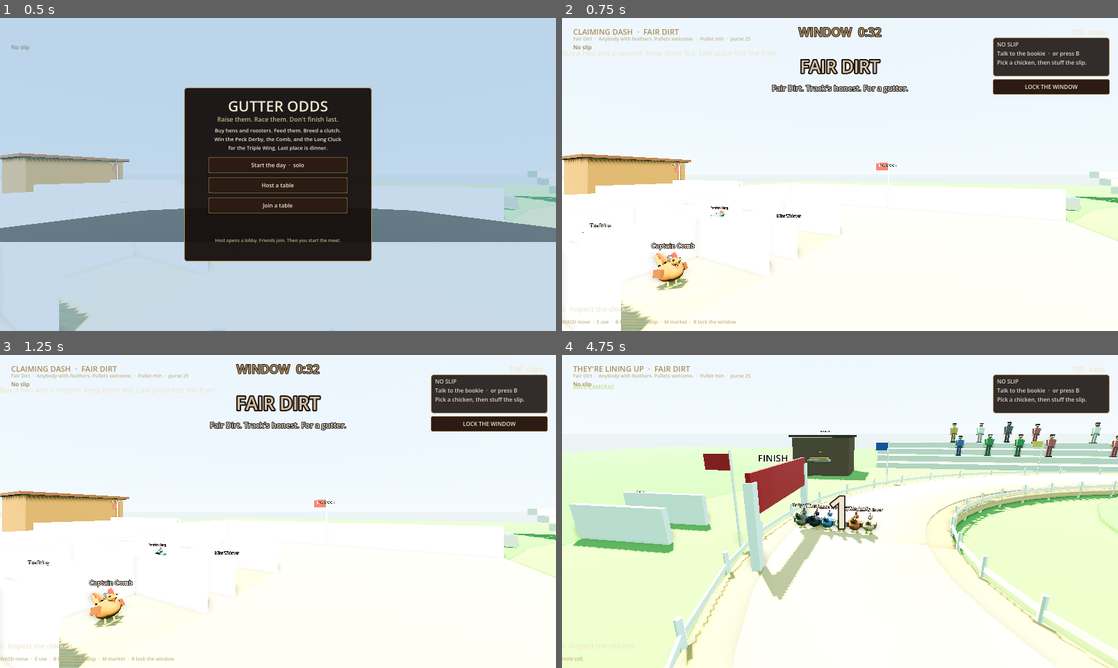
Above: before the commit, frames 1-4 (two rows, left to right).
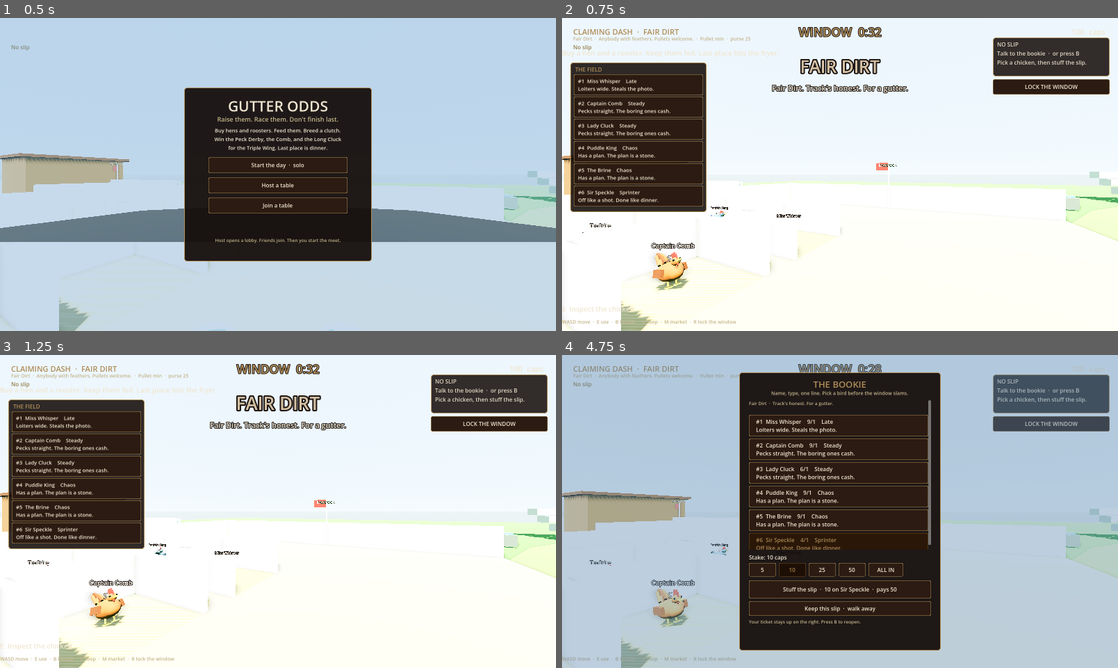
Above: after the commit, the same moments.

Repository: toadbros/gutter-odds
Game: Godot game, scene res://scenes/main.tscn
Same seed, same stepped clock (60 frames per second), same inputs: the game is played once before the commit and once after it.
Inputs (mouse positions are in pixels of both pictures, inside the frame that each line leads up to):
- Up to frame 1 (0.5 s): no input
- Up to frame 2 (0.75 s): click "Start the day · solo" at 0.5 s
- Up to frame 3 (1.25 s): no input
- Up to frame 4 (4.75 s): click "LOCK THE WINDOW" (after the commit: "#6 Sir Speckle Sprinter Off l…") at 1.25 s; click (840, 608) at 2 s, where only the run after the commit has a clickable "Keep this slip · walk away"; click (639, 533) at 2.75 s, where only the run after the commit has a clickable "#6 Sir Speckle Sprinter Off l…"; click (840, 542) at 3.5 s, where only the run after the commit has a clickable "#6 Sir Speckle 4/1 Sprinter O…"; click (840, 542) at 4.25 s, where only the run after the commit has a clickable "#6 Sir Speckle 4/1 Sprinter O…"

Frame 1 is identical in both runs. In frame 2, 12% of the frame differs, in the area x 1-26%, y 14-62%; in frame 3, 12%; in frame 4, 98%, in the area x 0-100%, y 0-100%.
Error after the commit: Parse Error: Cannot infer the type of "field_ui" variable because the value doesn't have a set type. (res://scripts/main.gd:107)

Commit message:
W1-T4: Show archetype and one-liner on OPEN bet cards.
Make the field readable before the window locks: name, Sprinter/Steady/Chaos/Late, and a short laugh-first line on the HUD field card and bookie slip. Field payload already carries archetype so peers stay in sync.

Co-authored-by: toadbros <toadbros@users.noreply.github.com>

Diff:
--- a/scripts/chicken_stock.gd
+++ b/scripts/chicken_stock.gd
@@ -91,6 +91,13 @@
 	Color("c45a28"), Color("e8d0a8"), Color("b85a28"), Color("2a2e32"),
 	Color("f0ead8"), Color("3a3a32"), Color("8a8e86"), Color("7a6a58"),
 	Color("4a6a8a"), Color("d4a078"), Color("c42828"), Color("6b8f3a"),
+]
+const ARCHETYPE_NAMES: PackedStringArray = ["Sprinter", "Steady", "Chaos", "Late"]
+const ARCHETYPE_LINES: PackedStringArray = [
+	"Off like a shot. Done like dinner.",
+	"Pecks straight. The boring ones cash.",
+	"Has a plan. The plan is a stone.",
+	"Loiters wide. Steals the photo.",
 ]
 const FLAVORS: PackedStringArray = [
 	"Still smells like the crate it came in.",
@@ -191,6 +198,18 @@
 	return randi() % 4
 
 
+static func archetype_name(arch: int) -> String:
+	if arch < 0 or arch >= ARCHETYPE_NAMES.size():
+		return "Unknown"
+	return ARCHETYPE_NAMES[arch]
+
+
+static func archetype_line(arch: int) -> String:
+	if arch < 0 or arch >= ARCHETYPE_LINES.size():
+		return ""
+	return ARCHETYPE_LINES[arch]
+
+
 static func trait_name(trait_id: int) -> String:
 	if trait_id < 0 or trait_id >= TRAIT_NAMES.size():
 		return ""
--- a/scripts/hud.gd
+++ b/scripts/hud.gd
@@ -73,6 +73,8 @@
 var _lock_btn: Button
 var _results_hint: Label
 var _next_card_btn: Button
+var _field_card: Control
+var _field_list: VBoxContainer
 
 
 func _ready() -> void:
@@ -82,7 +84,7 @@
 	_build()
 	Game.phase_changed.connect(_on_phase)
 	Game.money_changed.connect(_on_money)
-	Game.bet_changed.connect(_refresh_slip)
+	Game.bet_changed.connect(_on_bet_changed)
 	Game.toast.connect(show_toast)
 	Game.callout.connect(show_callout)
 	Game.event_callout.connect(show_event_callout)
@@ -251,6 +253,7 @@
 	if _market_ui:
 		_market_ui.visible = false
 	Game.set_ui_open(true)
+	_refresh_field_card()
 
 
 func open_inspect(index: int) -> void:
@@ -278,6 +281,7 @@
 	_inspect.visible = true
 	_bookie.visible = false
 	Game.set_ui_open(true)
+	_refresh_field_card()
 
 
 func open_results(payload: Dictionary) -> void:
@@ -333,6 +337,7 @@
 		_coop_ui.visible = false
 	if _market_ui:
 		_market_ui.visible = false
+	_refresh_field_card()
 	if not _results.visible and not _paused:
 		Game.set_ui_open(false)
 
@@ -353,6 +358,7 @@
 	if _caps:
 		_caps.visible = not Game.is_sitting()
 	_standings.visible = phase == Game.Phase.RACE
+	_refresh_field_card()
 	_cam_mode.visible = phase == Game.Phase.RACE or phase == Game.Phase.COUNTDOWN
 	_help.visible = not Game.is_sitting()
 	if phase != Game.Phase.RESULTS and _results:
@@ -432,6 +438,13 @@
 	_punch_count(1.32)
 
 
+func _on_bet_changed() -> void:
+	_refresh_slip()
+	_refresh_field_card()
+	if _bookie and _bookie.visible:
+		_fill_bookie()
+
+
 func _refresh_slip() -> void:
 	if _ticket_label == null:
 		return
@@ -472,8 +485,14 @@
 	for i in manager.field.size():
 		var snail: Snail = manager.field[i]
 		var row := Button.new()
-		row.text = "  #%d   %s     %s    %s" % [i + 1, snail.display_name, snail.odds_text(), ChickenStock.trait_summary(snail)]
-		row.custom_minimum_size = Vector2(460, 52)
+		row.text = "  #%d  %s    %s    %s\n  %s" % [
+			i + 1,
+			snail.display_name,
+			snail.odds_text(),
+			snail.archetype_name(),
+			snail.archetype_line(),
+		]
+		row.custom_minimum_size = Vector2(500, 62)
 		row.alignment = HORIZONTAL_ALIGNMENT_LEFT
 		_style_button(row)
 		var idx: int = i
@@ -488,6 +507,60 @@
 	_highlight_bookie()
 	_refresh_confirm()
 	_highlight_stakes()
+
+
+func _refresh_field_card() -> void:
+	if _field_card == null or _field_list == null:
+		return
+	var overlay_up := (_bookie and _bookie.visible) or _inspect.visible or (_coop_ui and _coop_ui.visible) or (_market_ui and _market_ui.visible) or _results.visible
+	var show := Game.phase == Game.Phase.OPEN and not overlay_up
+	_field_card.visible = show
+	for child in _field_list.get_children():
+		child.queue_free()
+	if not show:
+		return
+	var manager := _manager()
+	if manager == null:
+		return
+	for i in manager.field.size():
+		var snail: Snail = manager.field[i]
+		var row := Button.new()
+		row.text = "#%d  %s    %s\n%s" % [
+			i + 1,
+			snail.display_name,
+			snail.archetype_name(),
+			snail.archetype_line(),
+		]
+		row.custom_minimum_size = Vector2(360, 56)
+		row.alignment = HORIZONTAL_ALIGNMENT_LEFT
+		_style_button(row)
+		row.add_theme_font_size_override("font_size", 15)
+		var idx: int = i
+		row.pressed.connect(func() -> void:
+			_selected_snail = idx
+			open_bookie()
+		)
+		_field_list.add_child(row)
+
+
+func bet_card_rows() -> PackedStringArray:
+	var rows: PackedStringArray = []
+	var manager := _manager()
+	if manager == null:
+		return rows
+	for snail in manager.field:
+		rows.append(snail.bet_card_text())
+	return rows
+
+
+func field_card_count() -> int:
+	if _field_card == null or _field_list == null or not _field_card.visible:
+		return 0
+	var n := 0
+	for child in _field_list.get_children():
+		if child is Button and not child.is_queued_for_deletion():
+			n += 1
+	return n
 
 
 func _highlight_bookie() -> void:
@@ -657,6 +730,7 @@
 	_standings.position = Vector2(32, 164)
 	_standings.visible = false
 	root.add_child(_standings)
+	_field_card = _build_field_card(root)
 
 	_binoculars = ColorRect.new()
 	_binoculars.set_anchors_and_offsets_preset(Control.PRESET_FULL_RECT)
@@ -1008,6 +1082,37 @@
 	return panel
 
 
+func _build_field_card(root: Control) -> Control:
+	var panel := Panel.new()
+	var style := StyleBoxFlat.new()
+	style.bg_color = Color(0.08, 0.05, 0.04, 0.88)
+	style.border_color = BRASS
+	style.set_border_width_all(2)
+	style.set_corner_radius_all(8)
+	style.content_margin_left = 8
+	style.content_margin_right = 8
+	style.content_margin_top = 8
+	style.content_margin_bottom = 8
+	panel.add_theme_stylebox_override("panel", style)
+	panel.position = Vector2(24, 128)
+	panel.size = Vector2(392, 430)
+	panel.mouse_filter = Control.MOUSE_FILTER_STOP
+	panel.visible = false
+	var title := _label(panel, "THE FIELD", 16, Vector2(14, 8), BRASS)
+	title.size = Vector2(360, 24)
+	var scroll := ScrollContainer.new()
+	scroll.position = Vector2(10, 34)
+	scroll.size = Vector2(372, 386)
+	scroll.horizontal_scroll_mode = ScrollContainer.SCROLL_MODE_DISABLED
+	panel.add_child(scroll)
+	_field_list = VBoxContainer.new()
+	_field_list.size_flags_horizontal = Control.SIZE_EXPAND_FILL
+	_field_list.add_theme_constant_override("separation", 4)
+	scroll.add_child(_field_list)
+	root.add_child(panel)
+	return panel
+
+
 func _build_bookie(root: Control) -> Control:
 	var overlay := ColorRect.new()
 	overlay.color = Color(0.35, 0.52, 0.68, 0.4)
@@ -1015,7 +1120,7 @@
 	overlay.visible = false
 	overlay.mouse_filter = Control.MOUSE_FILTER_STOP
 	root.add_child(overlay)
-	var panel := _panel(overlay, Vector2(540, 640))
+	var panel := _panel(overlay, Vector2(580, 800))
 	var title := _label(panel, "THE BOOKIE", 26, Vector2(24, 18), BRASS)
 	title.set_anchors_preset(Control.PRESET_TOP_WIDE)
 	title.offset_left = 24
@@ -1023,7 +1128,7 @@
 	title.offset_top = 16
 	title.offset_bottom = 52
 	title.horizontal_alignment = HORIZONTAL_ALIGNMENT_CENTER
-	var hint := _label(panel, "Pick a chicken, pick a stake, stuff the slip.", 14, Vector2(24, 52), MUTED)
+	var hint := _label(panel, "Name, type, one line. Pick a bird before the window slams.", 14, Vector2(24, 52), MUTED)
 	hint.set_anchors_preset(Control.PRESET_TOP_WIDE)
 	hint.offset_left = 24
 	hint.offset_right = -24
@@ -1032,16 +1137,16 @@
 	hint.horizontal_alignment = HORIZONTAL_ALIGNMENT_CENTER
 	var scroll := ScrollContainer.new()
 	scroll.position = Vector2(28, 80)
-	scroll.size = Vector2(484, 270)
+	scroll.size = Vector2(524, 430)
 	scroll.horizontal_scroll_mode = ScrollContainer.SCROLL_MODE_DISABLED
 	panel.add_child(scroll)
 	_bookie_list = VBoxContainer.new()
 	_bookie_list.size_flags_horizontal = Control.SIZE_EXPAND_FILL
 	_bookie_list.add_theme_constant_override("separation", 6)
 	scroll.add_child(_bookie_list)
-	_stake_label = _label(panel, "Stake: 10 caps", 16, Vector2(28, 360), INK)
+	_stake_label = _label(panel, "Stake: 10 caps", 16, Vector2(28, 520), INK)
 	var stake_row := HBoxContainer.new()
-	stake_row.position = Vector2(28, 390)
+	stake_row.position = Vector2(28, 548)
 	stake_row.add_theme_constant_override("separation", 8)
 	panel.add_child(stake_row)
 	_stake_buttons.clear()
@@ -1062,11 +1167,11 @@
 	)
 	all_in.custom_minimum_size = Vector2(100, 38)
 	_stake_buttons.append(all_in)
-	_confirm_btn = _btn(panel, "Stuff the slip", Vector2(28, 444), Vector2(484, 52), _confirm_bet)
-	_confirm_btn.custom_minimum_size = Vector2(484, 52)
-	_btn(panel, "Keep this slip  ·  walk away", Vector2(28, 508), Vector2(484, 42), close_panels)
-	var note := _label(panel, "Your ticket stays up on the right. Press B to reopen.", 13, Vector2(28, 562), MUTED)
-	note.size = Vector2(484, 40)
+	_confirm_btn = _btn(panel, "Stuff the slip", Vector2(28, 598), Vector2(524, 52), _confirm_bet)
+	_confirm_btn.custom_minimum_size = Vector2(524, 52)
+	_btn(panel, "Keep this slip  ·  walk away", Vector2(28, 658), Vector2(524, 42), close_panels)
+	var note := _label(panel, "Your ticket stays up on the right. Press B to reopen.", 13, Vector2(28, 708), MUTED)
+	note.size = Vector2(524, 40)
 	note.autowrap_mode = TextServer.AUTOWRAP_WORD_SMART
 	return overlay
 
@@ -1269,6 +1374,7 @@
 	_bookie.visible = false
 	_inspect.visible = false
 	Game.set_ui_open(true)
+	_refresh_field_card()
 
 
 func open_market() -> void:
@@ -1280,6 +1386,7 @@
 	_bookie.visible = false
 	_inspect.visible = false
 	Game.set_ui_open(true)
+	_refresh_field_card()
 
 
 func _on_coop_changed() -> void:
--- a/scripts/main.gd
+++ b/scripts/main.gd
@@ -52,6 +52,8 @@
 				)
 		if phase != Game.Phase.OPEN:
 			return
+		if cards.n == 0:
+			_print_bet_card_smoke()
 		if cards.n >= 5:
 			return
 		get_tree().create_timer(0.12).timeout.connect(func() -> void:
@@ -69,6 +71,53 @@
 	await get_tree().process_frame
 	await get_tree().process_frame
 	Game.begin_night()
+
+
+func _print_bet_card_smoke() -> void:
+	await get_tree().process_frame
+	var manager := get_tree().get_first_node_in_group("race_manager") as RaceManager
+	if manager == null:
+		push_error("SMOKE: no race manager for bet cards")
+		return
+	if manager.field.size() != Game.FIELD_SIZE:
+		push_error("SMOKE: field size %d want %d" % [manager.field.size(), Game.FIELD_SIZE])
+	var allowed := {"Sprinter": true, "Steady": true, "Chaos": true, "Late": true}
+	var seen: Dictionary = {}
+	for i in manager.field.size():
+		var snail: Snail = manager.field[i]
+		var arch := snail.archetype_name()
+		var line := snail.archetype_line()
+		var payload := snail.to_field_payload()
+		print(
+			"SMOKE: betcard=", i + 1,
+			" name=", snail.display_name,
+			" arch=", arch,
+			" line=", line,
+			" odds=", snail.odds_text(),
+			" payload_arch=", int(payload.get("archetype", -1))
+		)
+		if snail.display_name.is_empty() or line.is_empty() or not allowed.has(arch):
+			push_error("SMOKE: unreadable bet card #%d" % (i + 1))
+		if int(payload.get("archetype", -1)) != int(snail.archetype):
+			push_error("SMOKE: field payload drifted on #%d" % (i + 1))
+		seen[arch] = true
+	var hud := get_tree().get_first_node_in_group("hud")
+	if hud and hud.has_method("bet_card_rows"):
+		var rows: PackedStringArray = hud.bet_card_rows()
+		var field_ui := hud.field_card_count() if hud.has_method("field_card_count") else 0
+		print("SMOKE: hud_cards=", rows.size(), " field_ui=", field_ui)
+		if rows.size() != Game.FIELD_SIZE:
+			push_error("SMOKE: HUD bet cards %d want %d" % [rows.size(), Game.FIELD_SIZE])
+		if field_ui != Game.FIELD_SIZE:
+			push_error("SMOKE: OPEN field card missing slots")
+		for row in rows:
+			print("SMOKE: hud_row=", row)
+		if hud.has_method("open_bookie"):
+			hud.open_bookie()
+			print("SMOKE: bookie opened with ", rows.size(), " readable cards")
+		if hud.has_method("close_panels"):
+			hud.close_panels()
+	print("SMOKE: bet cards readable. types=", seen.keys())
 
 
 func _run_chaos_smoke() -> void:
--- a/scripts/race_manager.gd
+++ b/scripts/race_manager.gd
@@ -1065,7 +1065,8 @@
 	])
 	for snail in field:
 		var mark := " *" if snail.owner_id == NetPlay.local_id() and not snail.chicken_id.begins_with("npc_") else ""
-		lines.append("%s%s    %s    %s    %s" % [snail.display_name, mark, snail.grade_name(), snail.odds_text(), ChickenStock.trait_summary(snail)])
+		lines.append("%s%s    %s    %s" % [snail.display_name, mark, snail.archetype_name(), snail.odds_text()])
+		lines.append("  %s" % snail.archetype_line())
 	board.text = "\n".join(lines)
 	var sched := get_tree().get_first_node_in_group("schedule_board") as Label3D
 	if sched:
--- a/scripts/snail.gd
+++ b/scripts/snail.gd
@@ -631,16 +631,15 @@
 
 
 func archetype_name() -> String:
-	match archetype:
-		Archetype.SPRINTER:
-			return "Restless"
-		Archetype.STEADY:
-			return "Clockwork"
-		Archetype.CHAOS:
-			return "Unhinged"
-		Archetype.LATE:
-			return "Sleeper"
-	return "Unknown"
+	return ChickenStock.archetype_name(int(archetype))
+
+
+func archetype_line() -> String:
+	return ChickenStock.archetype_line(int(archetype))
+
+
+func bet_card_text() -> String:
+	return "%s  ·  %s  ·  %s" % [display_name, archetype_name(), archetype_line()]
 
 
 func _begin_slide(frac: float) -> void:
